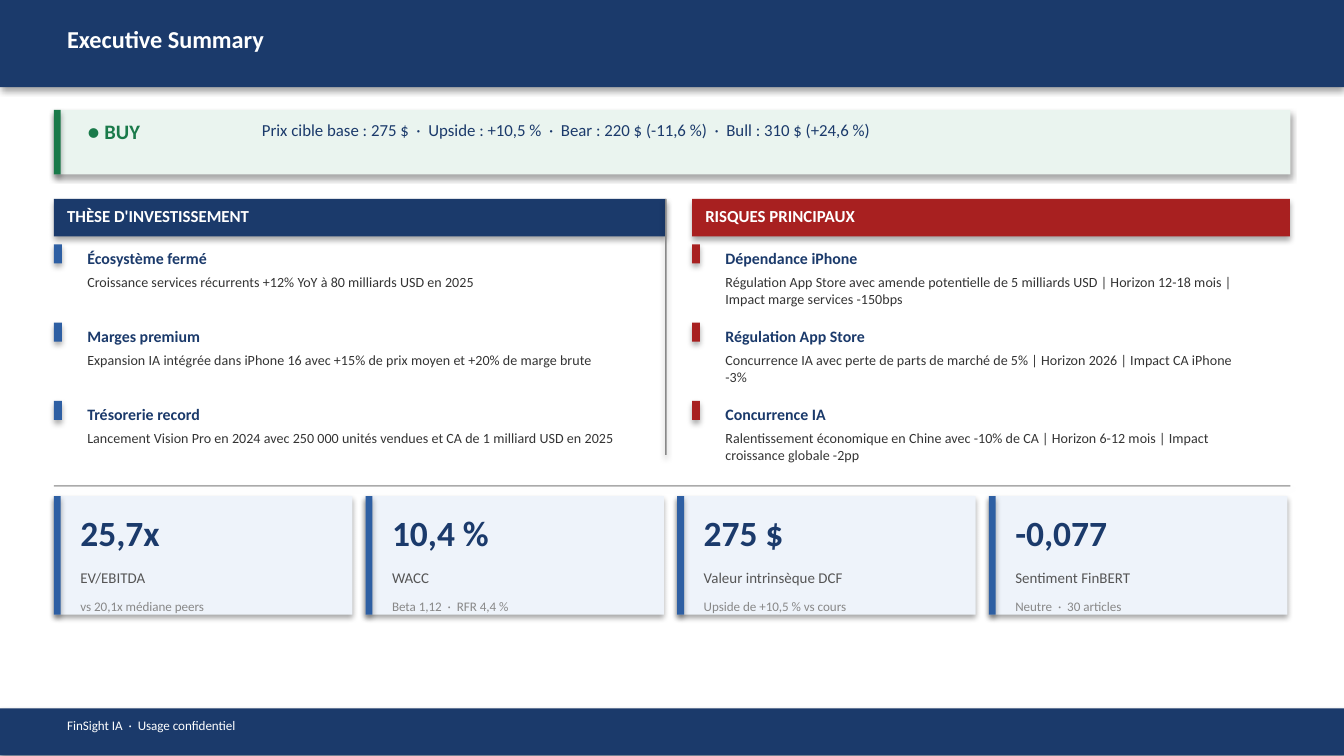
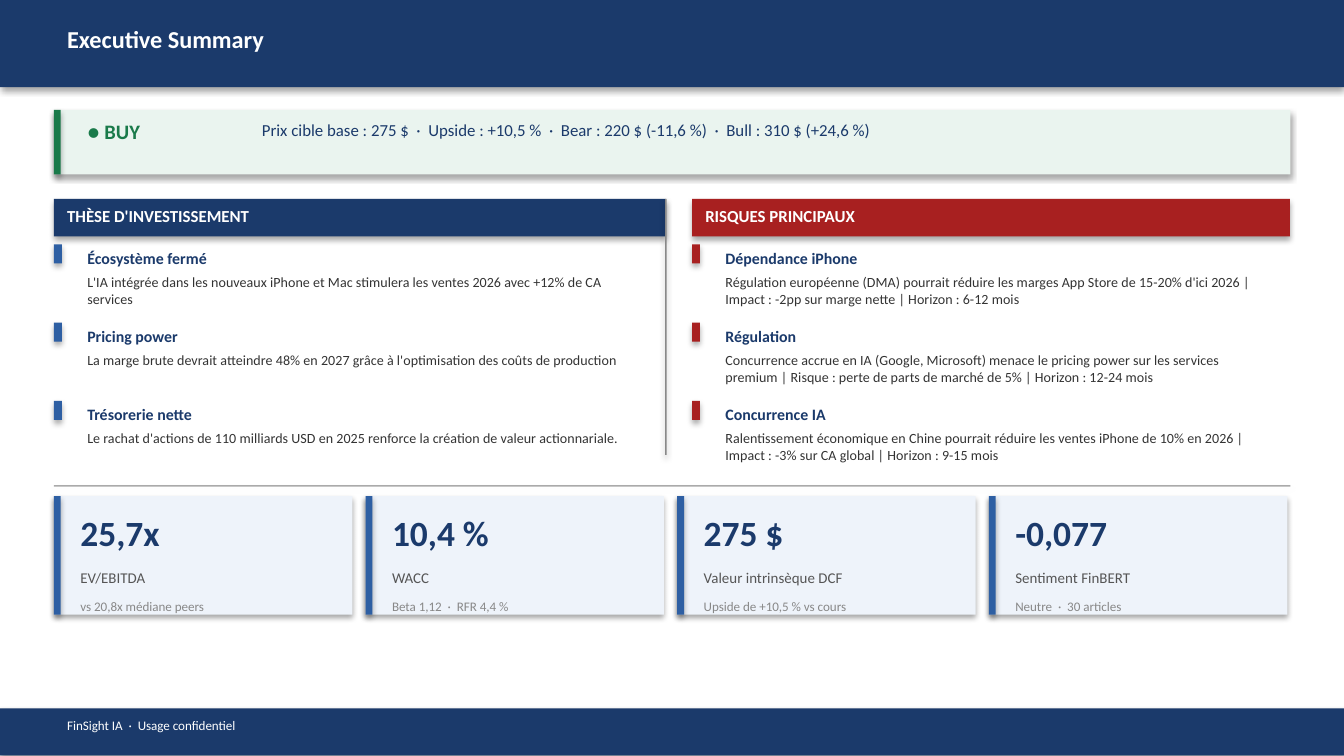
Before and after one commit to baptistejeh07-art/finsight-ia, a slide deck: slide 2 of preview/AAPL/AAPL_pitchbook.pptx. Drawn at 1344x756 pixels with LibreOffice and Linux fonts; fonts in the diff are those of the drawing. Boxes give left, top, right and bottom in pixels: in the first picture for what was removed or moved away, otherwise in the second. Text is boxed around its words. In the diff, an @@ line names an element or a change of style, - is before the commit and + after.

```diff
--- a/preview/AAPL/AAPL_pitchbook.pptx
+++ b/preview/AAPL/AAPL_pitchbook.pptx
@@ text at (87, 277, 601, 304): text changed @@
-Croissance services récurrents +12% YoY à 80 milliards USD en 2025
+L'IA intégrée dans les nouveaux iPhone et Mac stimulera les ventes 2026 avec +12% de CA services
@@ text at (725, 277, 1240, 307): text changed @@
-Régulation App Store avec amende potentielle de 5 milliards USD | Horizon 12-18 mois | Impact marge services -150bps
+Régulation européenne (DMA) pourrait réduire les marges App Store de 15-20% d'ici 2026 | Impact : -2pp sur marge nette | Horizon : 6-12 mois
@@ text at (87, 331, 177, 345): text changed @@
-Marges premium
+Pricing power
@@ text at (87, 355, 616, 368): text changed @@
-Expansion IA intégrée dans iPhone 16 avec +15% de prix moyen et +20% de marge brute
+La marge brute devrait atteindre 48% en 2027 grâce à l'optimisation des coûts de production
@@ text at (725, 331, 796, 345): text changed @@
-Régulation App Store
+Régulation
@@ text at (725, 355, 1219, 385): text changed @@
-Concurrence IA avec perte de parts de marché de 5% | Horizon 2026 | Impact CA iPhone -3%
+Concurrence accrue en IA (Google, Microsoft) menace le pricing power sur les services premium | Risque : perte de parts de marché de 5% | Horizon : 12-24 mois
@@ text at (87, 409, 192, 420): text changed @@
-Trésorerie record
+Trésorerie nette
@@ text at (87, 433, 617, 443): text changed @@
-Lancement Vision Pro en 2024 avec 250 000 unités vendues et CA de 1 milliard USD en 2025
+Le rachat d'actions de 110 milliards USD en 2025 renforce la création de valeur actionnariale.
@@ text at (725, 433, 1234, 463): text changed @@
-Ralentissement économique en Chine avec -10% de CA | Horizon 6-12 mois | Impact croissance globale -2pp
+Ralentissement économique en Chine pourrait réduire les ventes iPhone de 10% en 2026 | Impact : -3% sur CA global | Horizon : 9-15 mois
@@ text at (80, 602, 204, 613): text changed @@
-vs 20,1x médiane peers
+vs 20,8x médiane peers
```
Also in this commit, not shown: 13 other slides changed, 4 other files.
